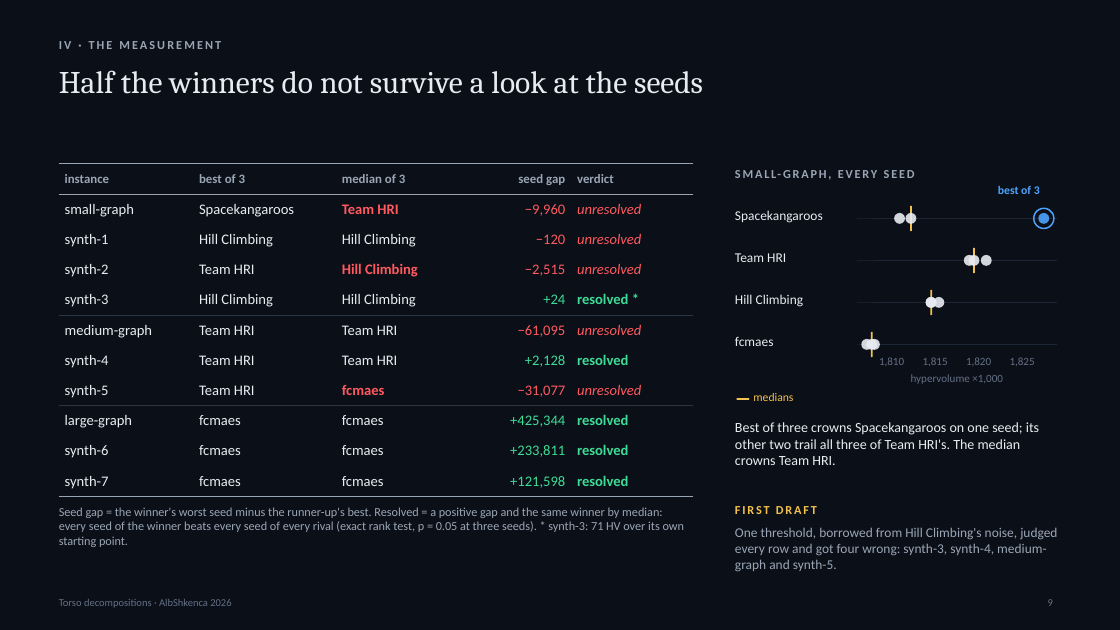
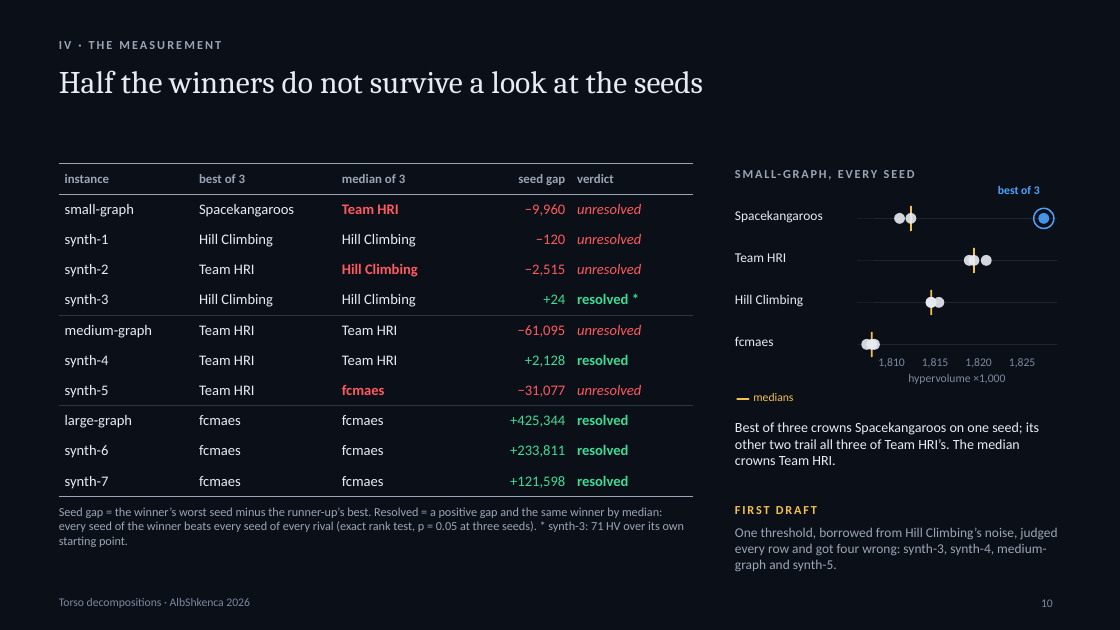
Before and after one commit to adrianymeri/SpOC3, a slide deck: slide 10 of SpOC3-Torso-Decompositions-AlbShkenca2026-EN.pptx (slide 9 before the commit). Drawn at 1120x630 pixels with LibreOffice and Linux fonts; fonts in the diff are those of the drawing. Boxes give left, top, right and bottom in pixels: in the first picture for what was removed or moved away, otherwise in the second. Text is boxed around its words. In the diff, an @@ line names an element or a change of style, - is before the commit and + after.

```diff
--- a/SpOC3-Torso-Decompositions-AlbShkenca2026-EN.pptx
+++ b/SpOC3-Torso-Decompositions-AlbShkenca2026-EN.pptx
@@ size 9.5 to 10 pt, text colour #647187 to #7D8AA0 in 5 elements at (878, 358, 904, 367), (922, 358, 948, 367), (965, 358, 991, 367), (1009, 358, 1035, 367), (908, 374, 1005, 384) @@
@@ text at (735, 422, 1039, 465): text changed @@
-Best of three crowns Spacekangaroos on one seed; its other two trail all three of Team HRI's. The median crowns Team HRI.
+Best of three crowns Spacekangaroos on one seed; its other two trail all three of Team HRI’s. The median crowns Team HRI.
@@ text at (59, 507, 684, 547): text changed @@
-Seed gap = the winner's worst seed minus the runner-up's best. Resolved = a positive gap and the same winner by median: every seed of the winner beats every seed of every rival (exact rank test, p = 0.05 at three seeds). * synth-3: 71 HV over its own starting point.
+Seed gap = the winner’s worst seed minus the runner-up’s best. Resolved = a positive gap and the same winner by median: every seed of the winner beats every seed of every rival (exact rank test, p = 0.05 at three seeds). * synth-3: 71 HV over its own starting point.
@@ text at (735, 527, 1057, 572): text changed @@
-One threshold, borrowed from Hill Climbing's noise, judged every row and got four wrong: synth-3, synth-4, medium-graph and synth-5.
+One threshold, borrowed from Hill Climbing’s noise, judged every row and got four wrong: synth-3, synth-4, medium-graph and synth-5.
@@ text "Torso decompositions · AlbShkenca 2026" at (59, 598, 250, 608): size 9 to 10 pt, text colour #647187 to #7D8AA0 @@
@@ page number at (1041, 599, 1053, 607): text changed; size 9 to 10 pt; text colour #647187 to #7D8AA0 @@
-9
+10
```
Also in this commit, not shown: 19 other slides changed, 1 slide added, 11 other files.
